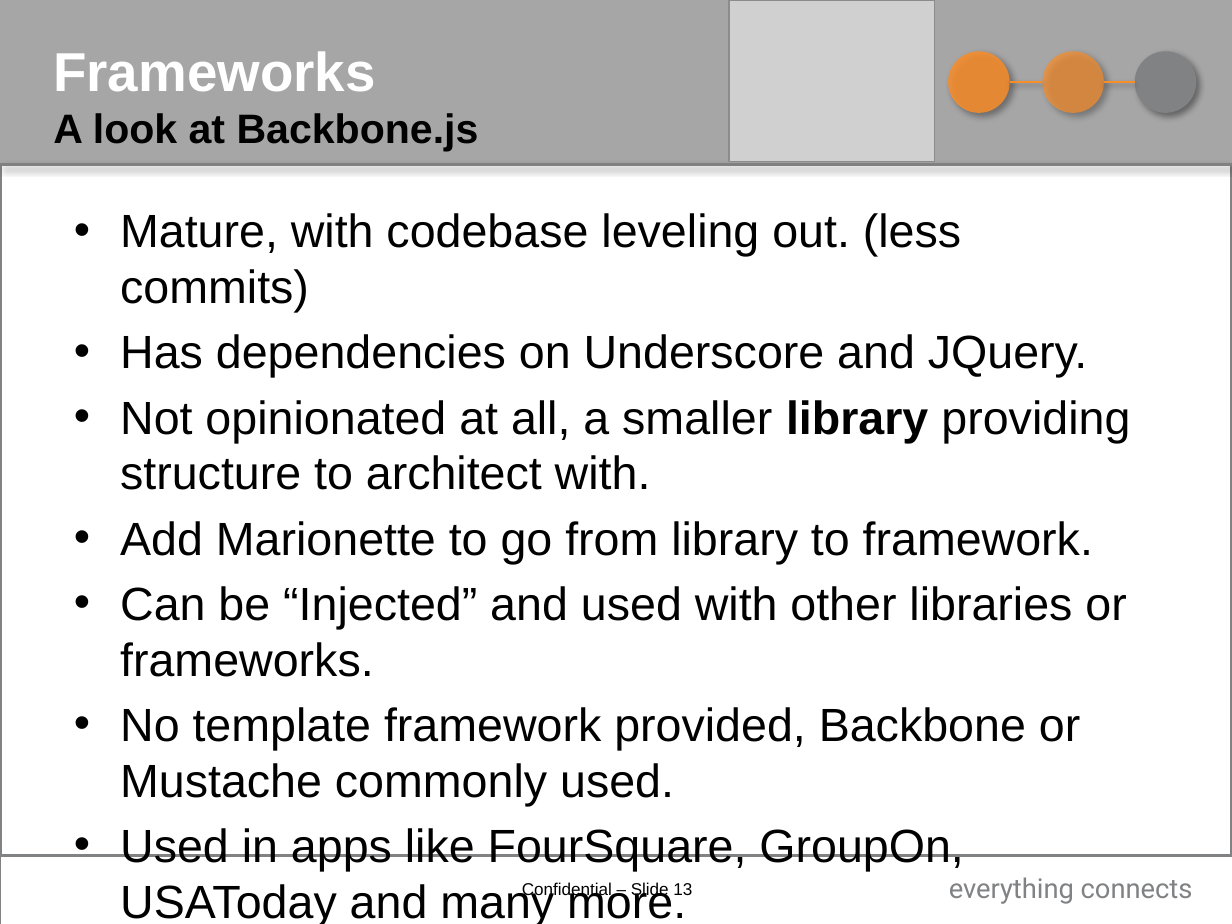
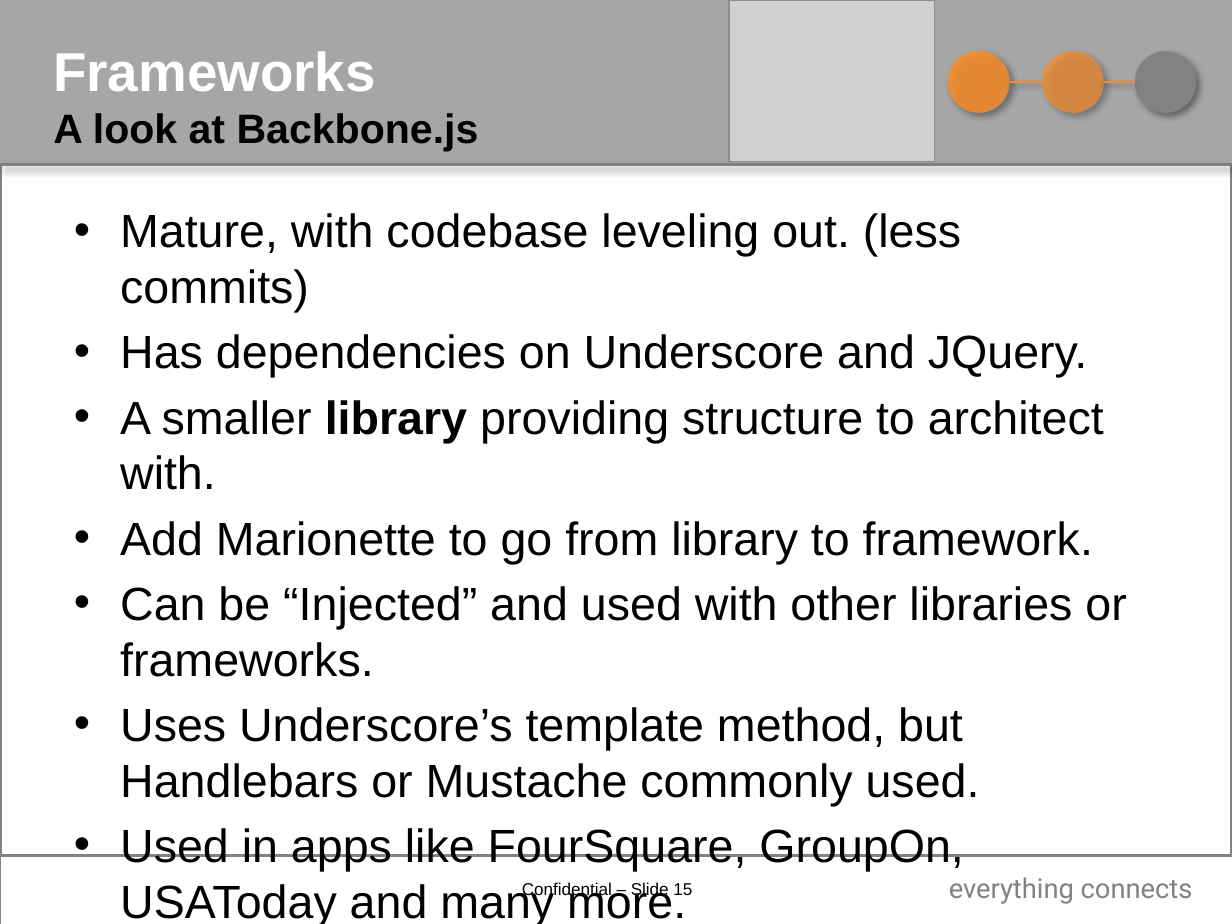
Before and after one commit to NVISIA/BBWorkshop-Ember, a slide deck: slide 15 of presentation/SPA_workshop.pptx (slide 13 before the commit). Drawn at 1232x924 pixels with LibreOffice and Linux fonts; fonts in the diff are those of the drawing; grey boxes stand for pictures; background and template pictures are left out. Boxes give left, top, right and bottom in pixels: in the first picture for what was removed or moved away, otherwise in the second. Text is boxed around its words. In the diff, an @@ line names an element or a change of style, - is before the commit and + after.

```diff
--- a/presentation/SPA_workshop.pptx
+++ b/presentation/SPA_workshop.pptx
@@ text at (x1=120, y1=400, x2=1104, y2=490): text changed @@
-• Not opinionated at all, a smaller library providing structure to architect with.
+• A smaller library providing structure to architect with.
@@ text at (x1=120, y1=707, x2=980, y2=806): text changed @@
-• No template framework provided, Backbone or Mustache commonly used.
+• Uses Underscore’s template method, but Handlebars or Mustache commonly used.
@@ page number at (x1=522, y1=882, x2=692, y2=899): text changed @@
-Confidential – Slide 13
+Confidential – Slide 15
```
Also in this commit, not shown: 5 other slides changed, 2 slides added, 2 other files.
